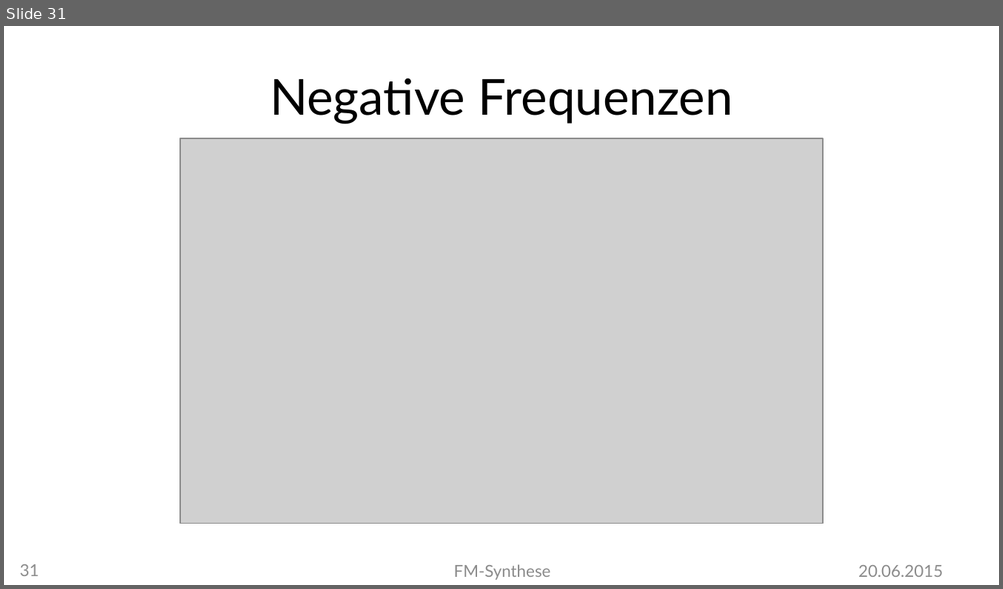
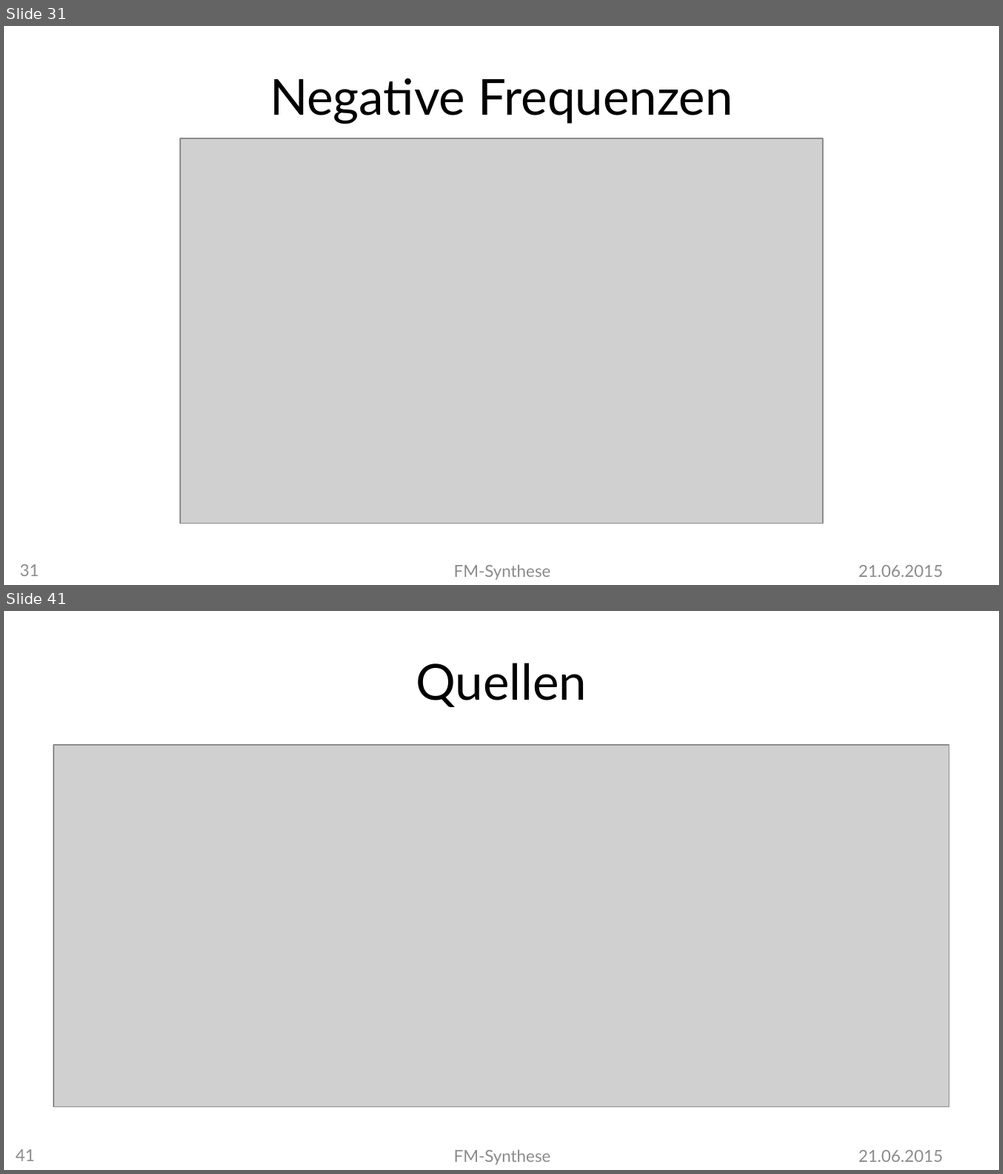
Before and after one commit to MBulli/VSeminar, a slide deck: Praesentation/FMSynthese-Markus.pptx. Shown one above the other, each under a label of ours: slide 31 before the commit, slides 31 and 41 after it; the slides between them are not shown. The pictures are 1003x589 and 1003x1174 pixels, drawn with LibreOffice and Linux fonts; fonts in the diff are those of the drawing; grey boxes stand for pictures; background and template pictures are left out. Boxes give left, top, right and bottom in pixels: in the first picture for what was removed or moved away, otherwise in the second. Text is boxed around its words. In the diff, an @@ line names an element or a change of style, - is before the commit and + after.

```diff
--- a/Praesentation/FMSynthese-Markus.pptx
+++ b/Praesentation/FMSynthese-Markus.pptx
@@ slide 41 added at box(4, 611, 999, 1170), background #FFFFFF @@
@@ title added at box(416, 663, 587, 707), 36 pt, text #000000 @@
+Quellen
@@ picture added at box(54, 745, 949, 1108) @@
@@ page number added at box(16, 1150, 35, 1162), 12 pt, text #8C8C8C @@
+41
@@ text added at box(454, 1150, 551, 1165), 12 pt, text #8C8C8C @@
+FM-Synthese
@@ text added at box(858, 1150, 942, 1162), 12 pt, text #8C8C8C @@
+21.06.2015
@@ slide 31 changed as well @@
@@ text at box(858, 565, 942, 577): text changed @@
-20.06.2015
+21.06.2015
```
Also in this commit, not shown: 35 other slides changed, 4 other slides added, 32 other files.
